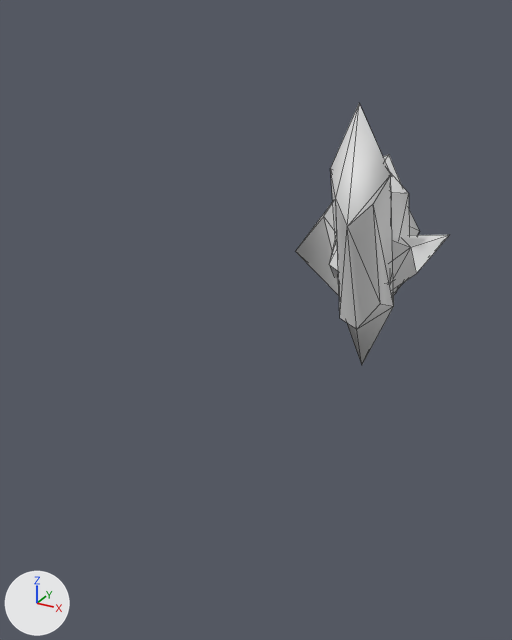
Before and after pictures for a commit that changed the FBX model Assets/03_PROPS/01_Meshes/SM_cristal_02.fbx.
The view is the same before and after, from a 50 mm camera at (1.33, -3.85, 1.58) aimed at (-0.09, -1.28, 0.29). The axes (+X, +Y, +Z) are drawn at lower left. The lights are the same throughout. Mesh edges are drawn as thin lines. Where no turn or scale is listed for an object, it has been applied to the vertices.

Names of what the first picture shows: 'SM_cristal_02'.
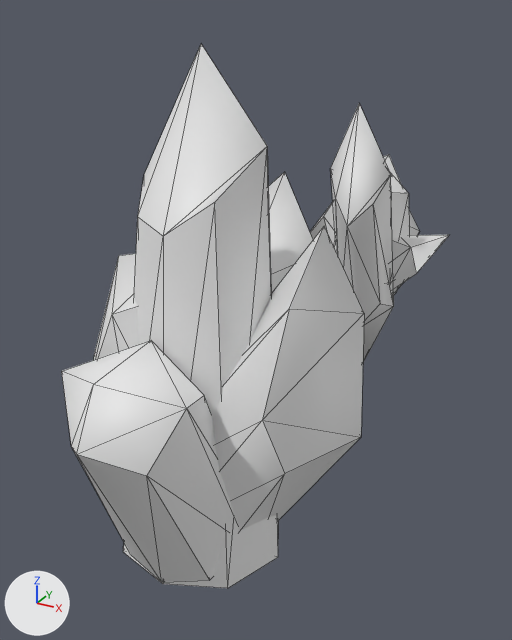
The newer file is also turned or shifted as a whole; pictures and numbers use the older file's frame.

Patch to the scene script:
```diff
--- a/Assets/03_PROPS/01_Meshes/SM_cristal_02.fbx.py
+++ b/Assets/03_PROPS/01_Meshes/SM_cristal_02.fbx.py
@@ me_mesh_1 @@
+me_mesh_1.from_pydata(...)  # 90 vertices, 160 faces; spans x -0.54..0.64, y -0.87..0.48, z -0.41..1.48
@@ ob_sm_cristal_01 @@
+ob_sm_cristal_01 = bpy.data.objects.new('SM_cristal_01', me_mesh_1)
+ob_sm_cristal_01.location = (0.0, -1.709, 0.0)
```

Changed parts and their boxes (x1, y1, x2, y2) in the pictures (512 x 640 px):
'SM_cristal_01', added
    after: (62, 44, 364, 588)
